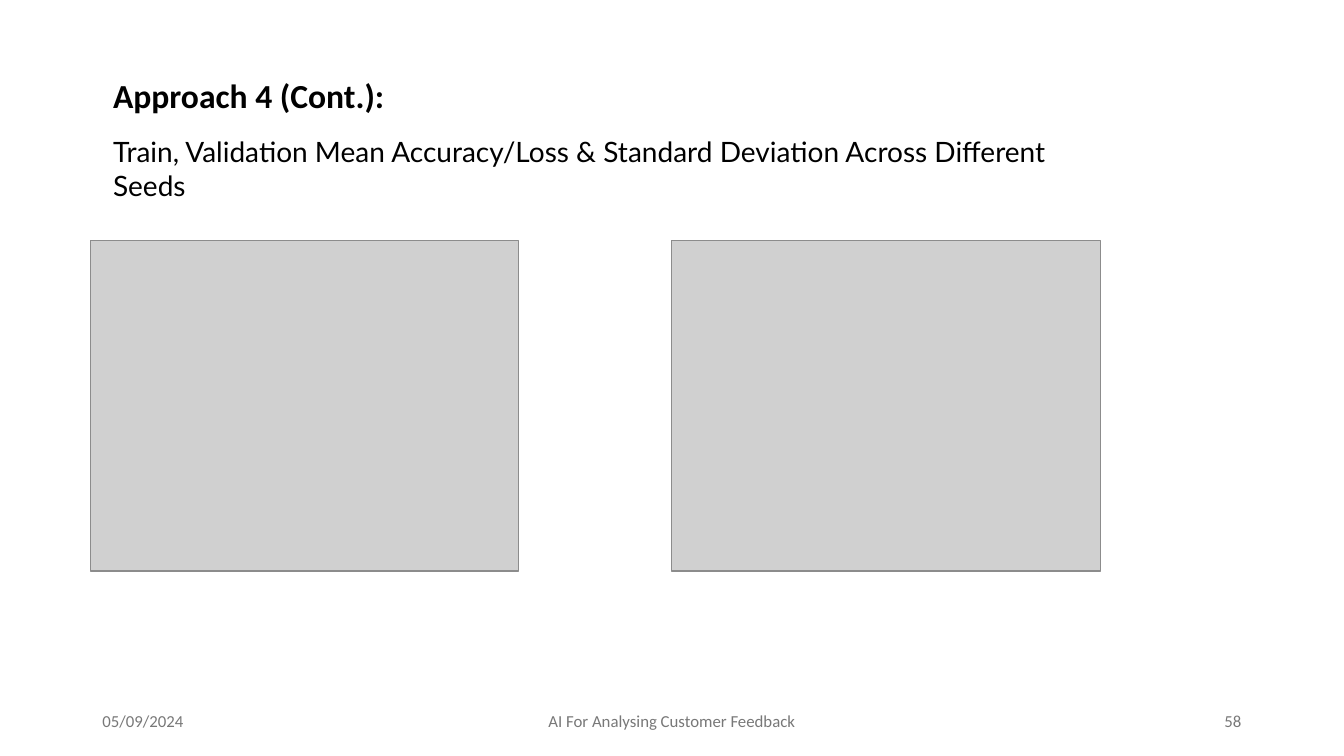
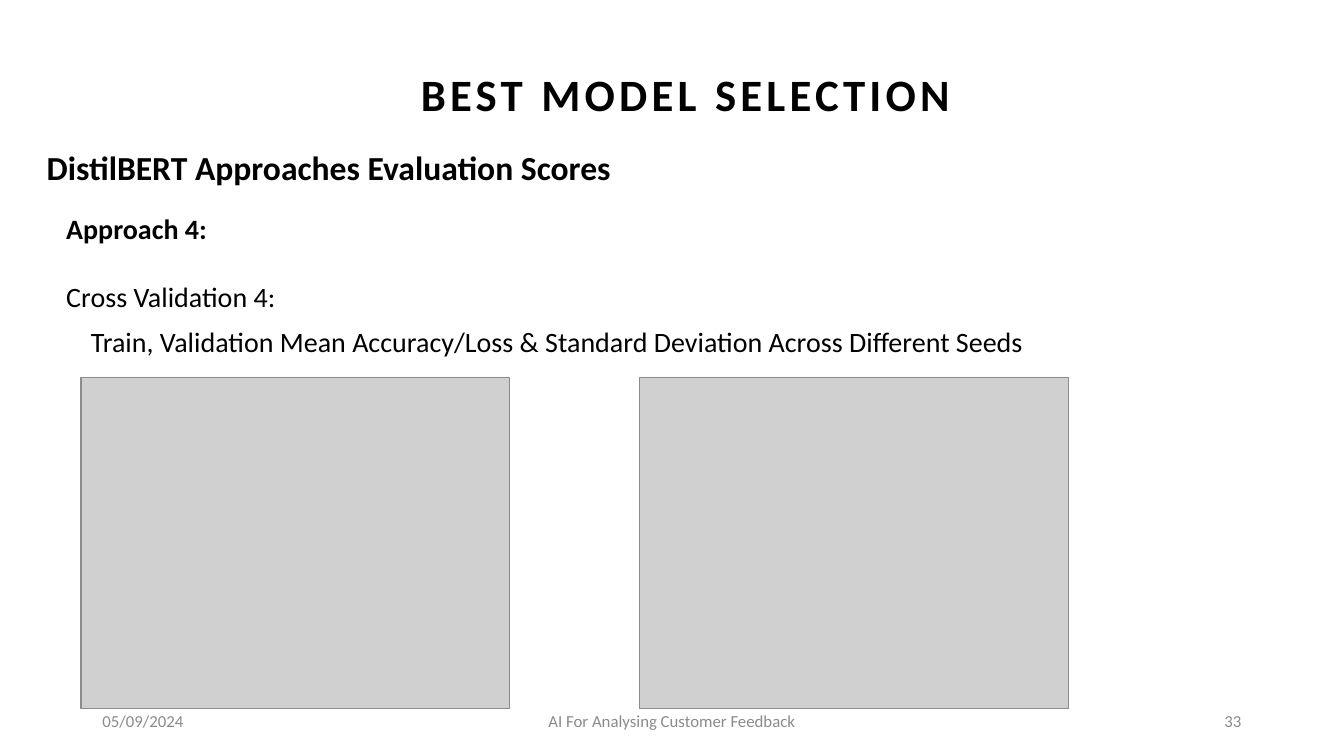
Before and after one commit to amansethuea/WexPhotoVideo, a slide deck: slide 33 of BERT/Thesis_Report/AmanSeth_MScPresentation.pptx (slide 58 before the commit). Drawn at 1344x756 pixels with LibreOffice and Linux fonts; fonts in the diff are those of the drawing; grey boxes stand for pictures. Boxes give left, top, right and bottom in pixels: in the first picture for what was removed or moved away, otherwise in the second. Text is boxed around its words. In the diff, an @@ line names an element or a change of style, - is before the commit and + after.

Commit message:
Revamped Presentation PPT as per supervisor feedback

```diff
--- a/BERT/Thesis_Report/AmanSeth_MScPresentation.pptx
+++ b/BERT/Thesis_Report/AmanSeth_MScPresentation.pptx
@@ text removed at [113, 83, 384, 114] @@
-Approach 4 (Cont.):
@@ text added at [421, 81, 950, 112], 32 pt, text #000000, bold @@
+BEST MODEL SELECTION
@@ text added at [47, 156, 611, 186], 24 pt, text #000000, bold @@
+DistilBERT Approaches Evaluation Scores
@@ text added at [66, 219, 276, 308], 20 pt, text #000000 @@
+Approach 4:
+Cross Validation 4:
@@ text "Train, Validation Mean Accuracy/Loss & ...": place and size @@
-text "Train, Validation Mean Accuracy/Loss & ..." at [113, 141, 1045, 167]
+text "Train, Validation Mean Accuracy/Loss & ..." at [91, 332, 1022, 357]
@@ text "Train, Validation Mean Accuracy/Loss & ..." at [91, 332, 1022, 357]: font Lato to Calibri @@
@@ picture: place and size @@
-picture at [90, 241, 518, 572]
+picture at [81, 378, 509, 709]
@@ picture: place and size @@
-picture at [673, 241, 1101, 572]
+picture at [639, 378, 1068, 709]
@@ text "05/09/2024" at [102, 715, 183, 728]: text colour #797979 to #8C8C8C @@
@@ text "AI For Analysing Customer Feedback" at [548, 715, 795, 730]: text colour #797979 to #8C8C8C @@
@@ page number at [1224, 716, 1241, 727]: text changed; text colour #797979 to #8C8C8C @@
-58
+33
```
Also in this commit, not shown: 41 other slides changed, 9 slides added, 36 slides removed.
